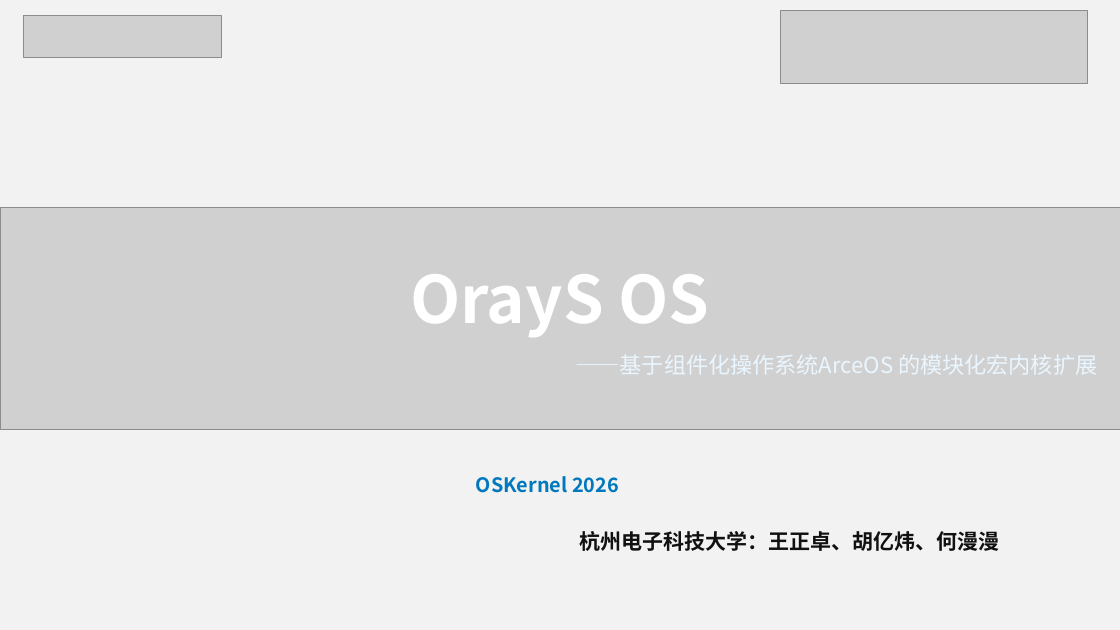
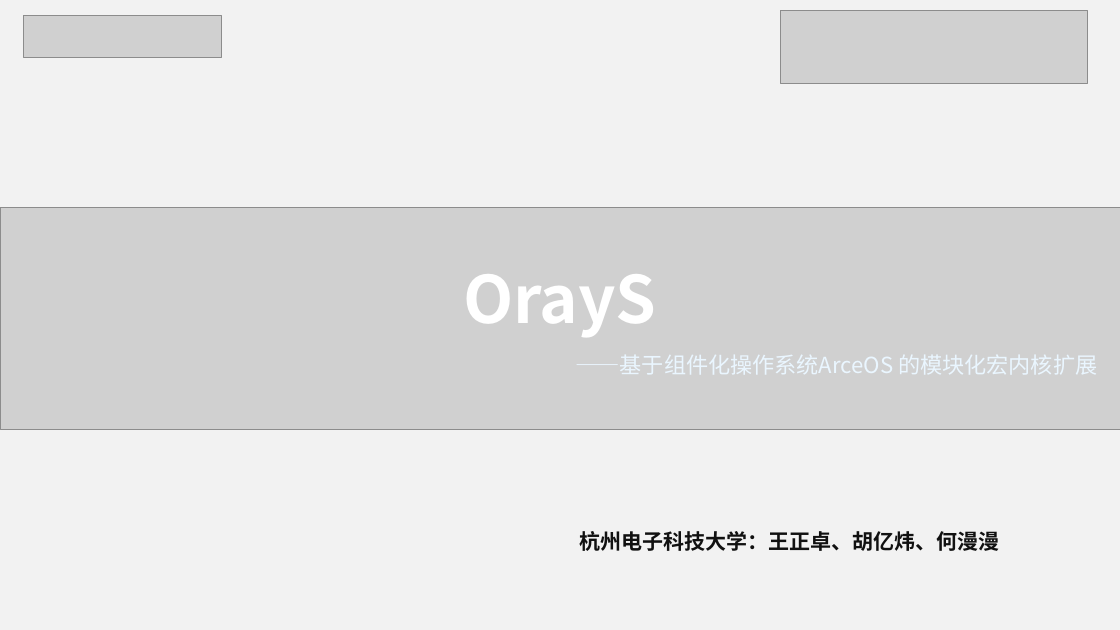
Before and after one commit to theOrayS/OrayS, a slide deck: slide 1 of docs/orays.pptx. Drawn at 1120x630 pixels with LibreOffice and Linux fonts; fonts in the diff are those of the drawing; grey boxes stand for pictures. Boxes give left, top, right and bottom in pixels: in the first picture for what was removed or moved away, otherwise in the second. Text is boxed around its words. In the diff, an @@ line names an element or a change of style, - is before the commit and + after.

Commit message:
ppt

```diff
--- a/docs/orays.pptx
+++ b/docs/orays.pptx
@@ text at bbox=[463, 274, 657, 337]: text changed @@
-OrayS OS
+OrayS
@@ text removed at bbox=[476, 476, 619, 493] @@
-OSKernel 2026
```
